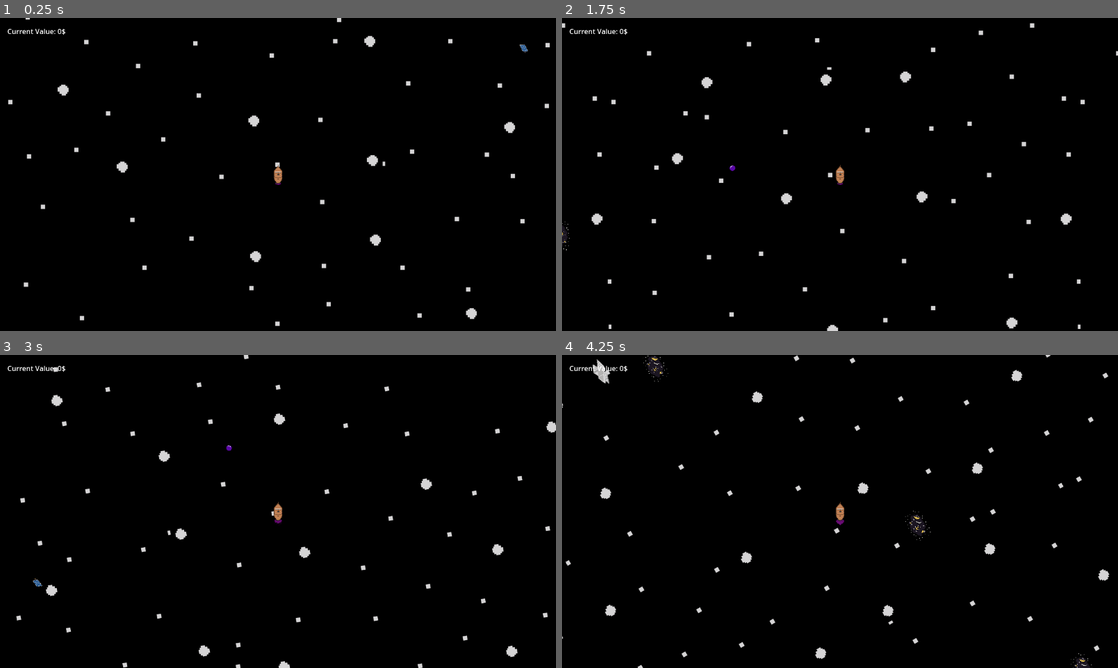
Above: before the commit, frames 1-4 (two rows, left to right).
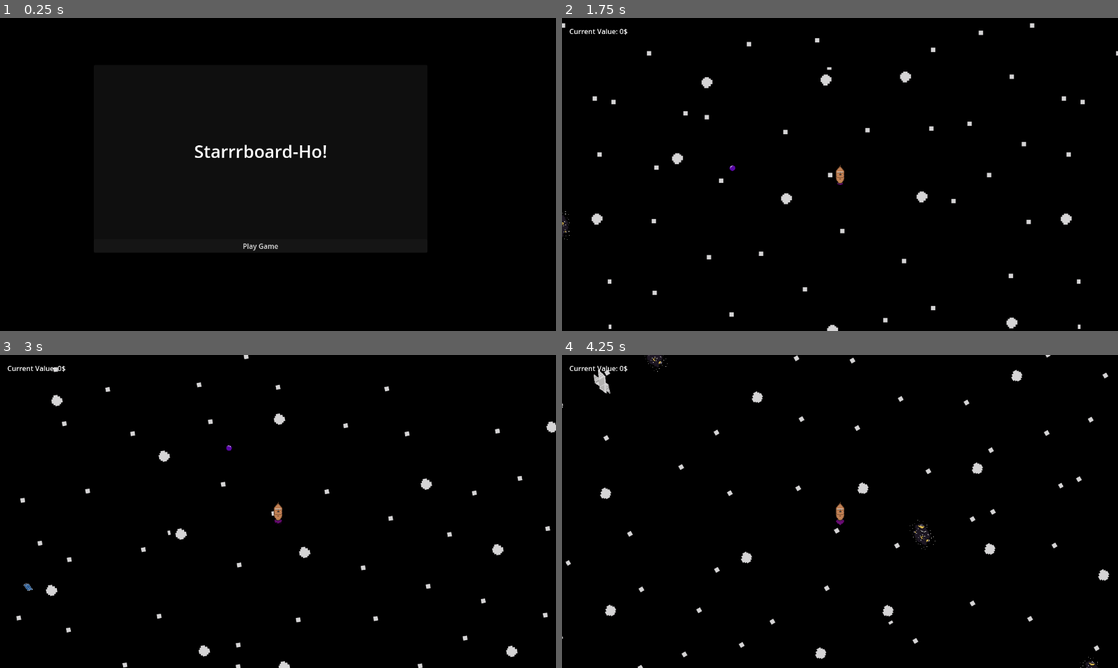
Above: after the commit, the same moments.

Repository: CarterHorton/starrrboard-HO
Game: Godot game, scene res://scenes/main_menu.tscn
Same seed, same stepped clock (60 frames per second), same inputs: the game is played once before the commit and once after it. Before the commit the project starts from res://scenes/game.tscn.
Inputs (mouse positions are in pixels of both pictures, inside the frame that each line leads up to):
- Up to frame 1 (0.25 s): no input
- Up to frame 2 (1.75 s): click (823, 246) at 0.5 s, where only the run after the commit has a clickable "Play Game"; hold Right (rotate_right) from 1.28 s (still down); hold Space (shoot) from 1.28 s (still down)
- Up to frame 3 (3 s): release Right (rotate_right) at 2.03 s; release Space (shoot) at 2.03 s; hold Down (move_backward) 2.03-2.78 s; tap Space (shoot) at 2.1 s; hold Right (rotate_right) from 2.78 s (still down); hold Space (shoot) from 2.78 s (still down)
- Up to frame 4 (4.25 s): release Right (rotate_right) at 3.53 s; release Space (shoot) at 3.53 s; hold Up (move_forward) from 3.53 s (still down); tap Space (shoot) at 3.6 s

The runs differ from the first frame. In frame 1, 1.8% of the frame differs, in the area x 1-99%, y 0-99%; in frame 2, less than 0.1%; in frame 3, less than 0.1%; in frame 4, 0.6%.

Commit message:
Added the main menu

Diff:
--- a/starrrboard,-ho!/project.godot
+++ b/starrrboard,-ho!/project.godot
@@ -11,7 +11,7 @@
 [application]
 
 config/name="Starrrboard, Ho!"
-run/main_scene="uid://cpf66xjmf73s2"
+run/main_scene="uid://csddwvmma3fsx"
 config/features=PackedStringArray("4.5", "Forward Plus")
 config/icon="res://icon.svg"
 
--- /dev/null
+++ b/starrrboard,-ho!/scenes/main_menu.gd
@@ -0,0 +1,18 @@
+extends PanelContainer
+
+const GAME = preload("res://scenes/game.tscn")
+
+# Called when the node enters the scene tree for the first time.
+func _ready() -> void:
+	pass # Replace with function body.
+
+
+# Called every frame. 'delta' is the elapsed time since the previous frame.
+func _process(delta: float) -> void:
+	pass
+
+
+
+
+func _on_play_button_pressed() -> void:
+	get_tree().change_scene_to_packed(GAME)
--- /dev/null
+++ b/starrrboard,-ho!/scenes/main_menu.tscn
@@ -0,0 +1,26 @@
+[gd_scene load_steps=2 format=3 uid="uid://csddwvmma3fsx"]
+
+[ext_resource type="Script" uid="uid://cqb767g2w6wo5" path="res://scenes/main_menu.gd" id="1_l6cm7"]
+
+[node name="MainMenu" type="PanelContainer"]
+offset_left = 216.0
+offset_top = 108.0
+offset_right = 984.0
+offset_bottom = 540.0
+script = ExtResource("1_l6cm7")
+
+[node name="VBoxContainer" type="VBoxContainer" parent="."]
+layout_mode = 2
+
+[node name="Starrrboard-Ho!" type="Label" parent="VBoxContainer"]
+layout_mode = 2
+size_flags_vertical = 6
+theme_override_font_sizes/font_size = 40
+text = "Starrrboard-Ho!"
+horizontal_alignment = 1
+
+[node name="PlayButton" type="Button" parent="VBoxContainer"]
+layout_mode = 2
+text = "Play Game"
+
+[connection signal="pressed" from="VBoxContainer/PlayButton" to="." method="_on_play_button_pressed"]
Not shown, added: starrrboard,-ho!/assets/Ping_Icon.png.import
Not shown, added: starrrboard,-ho!/assets/Start_Page_Music.mp3.import
Not shown, added: starrrboard,-ho!/assets/audio/Low_Health.mp3.import
Not shown, added: starrrboard,-ho!/scenes/main_menu.gd.uid
